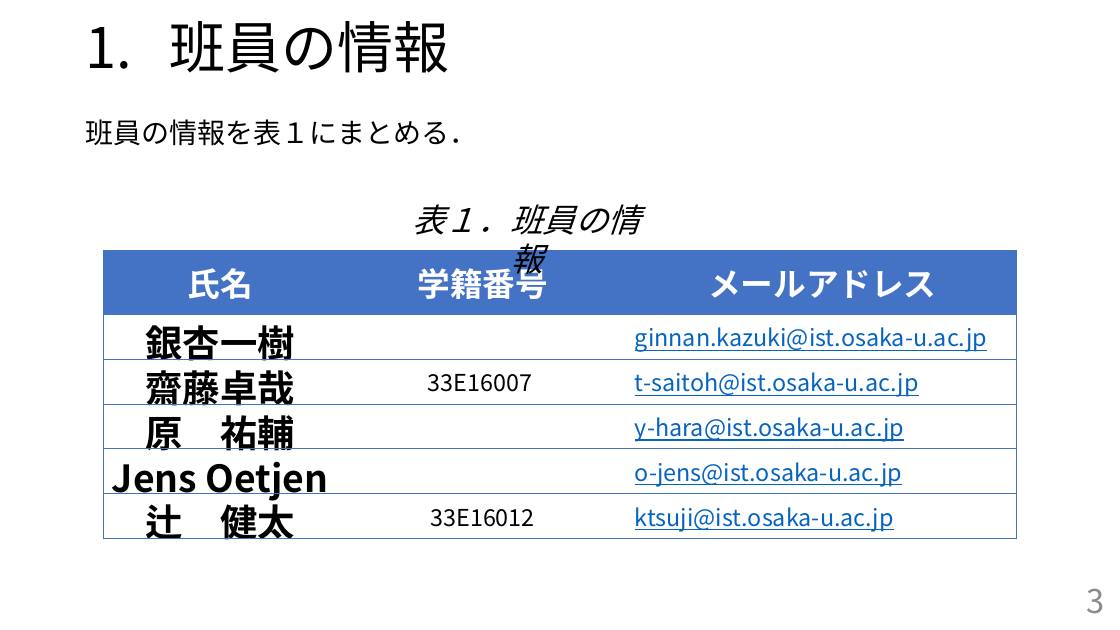
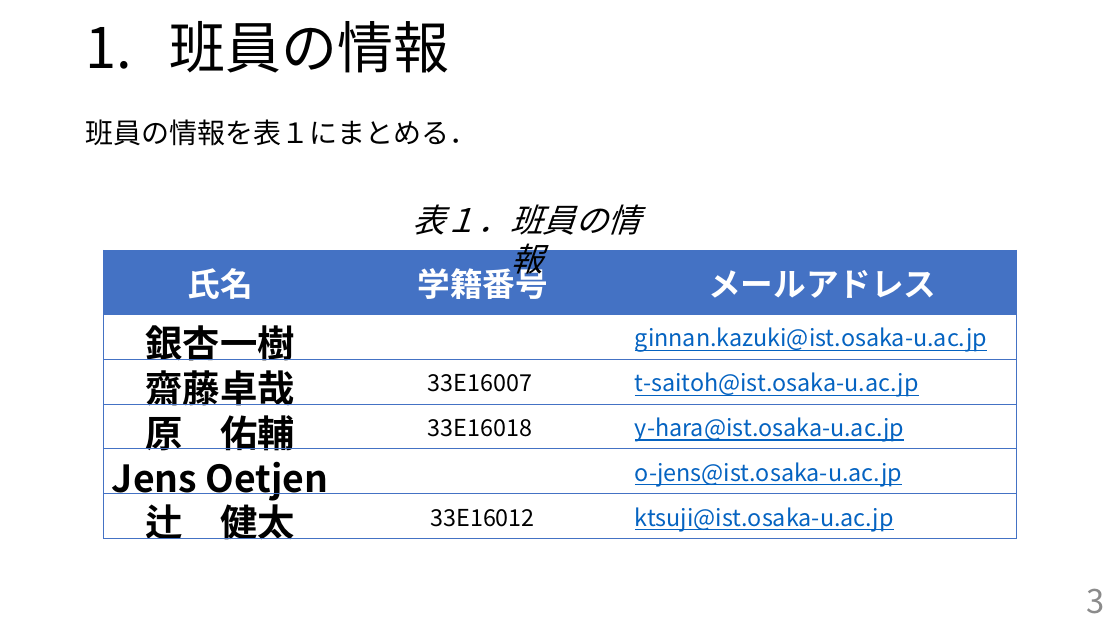
Before and after one commit to handai-trema/IaaS-team-1, a slide deck: slide 3 of FinalReport_team1.pptx. Drawn at 1120x630 pixels with LibreOffice and Linux fonts; fonts in the diff are those of the drawing. Boxes give left, top, right and bottom in pixels: in the first picture for what was removed or moved away, otherwise in the second. Text is boxed around its words. In the diff, an @@ line names an element or a change of style, - is before the commit and + after.

```diff
--- a/FinalReport_team1.pptx
+++ b/FinalReport_team1.pptx
@@ table at (103, 250, 1016, 544) @@
-row 4, column 1: 原 祐輔
+row 4, column 1: 原 佑輔
-row 4, column 2: 
+row 4, column 2: 33E16018
```
Also in this commit, not shown: 1 other slide changed.
